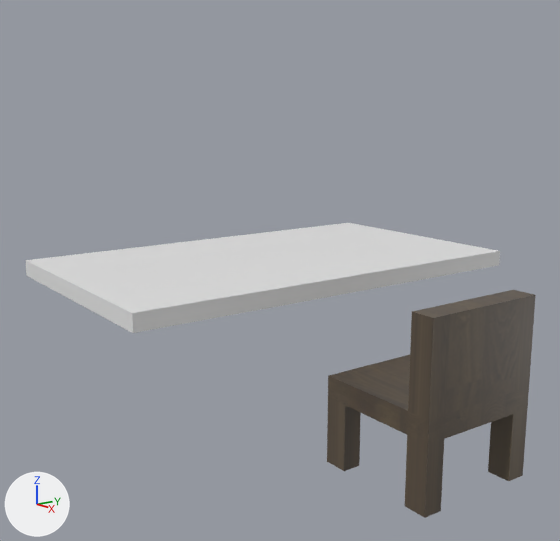
The Blender file app/assets/chair2.blend as it was, and as the next commit left it.
One viewpoint serves both versions: a 50 mm camera at (5.38, -5.78, 3.87) aimed at (-2.28, -0.25, 1.83). Lighting does not change. The marker at lower left points along +X, +Y and +Z.

Script lines for the objects in view, before the commit:
```python
me_chair = bpy.data.meshes.new('Chair')
me_chair.from_pydata(...)  # 56 vertices, 54 faces; spans x -0.229..0.229, y -0.229..0.229, z 0.005..0.618
me_chair.materials.append(mat_material)  # picture img_floor_png
me_cube = bpy.data.meshes.new('Cube')
me_cube.from_pydata(...)  # a box spanning x -0.305..0.305, y -0.305..0.305, z -0.305..0.305
ob_chair = bpy.data.objects.new('Chair', me_chair)
ob_chair.location = (0.0, 0.0, 0.0)
ob_chair.scale = (3.21, 3.21, 3.21)
ob_table = bpy.data.objects.new('Table', me_cube)
ob_table.location = (-2.86, 0.0, 1.8)
ob_table.scale = (5.15, 8.92, 0.33)
```
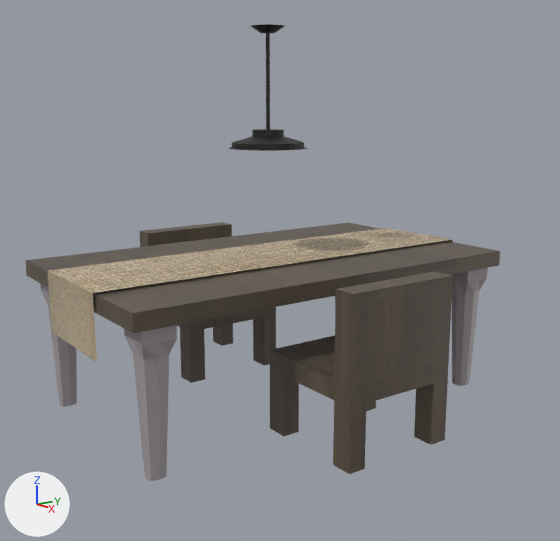
Commit message: Add table

Pixel boxes [x1, y1, x2, y2] of what changed, in the pictures (560 x 541 px):
'Chair', moved
    before: [327, 290, 536, 518]
    after: [270, 271, 453, 474]
'Table', recoloured
    both: [25, 223, 500, 333]
'Runner', added (beige)
    after: [47, 228, 453, 362]
'Chair.001', added
    after: [139, 222, 276, 383]
'Leg1', added
    after: [124, 325, 177, 481]
'Leg1.002', added
    after: [451, 268, 488, 386]
'OverHeadLight', added (black)
    after: [229, 24, 307, 151]
'Leg1.001', added
    after: [40, 283, 77, 407]

Edits to the bpy script that builds the scene:
```text
Change me_cube:
    where me_cube.from_pydata(...)  # 8 vertices, 6 faces; spans x -0.305..0.305, y -0.305..0.305, z -0.305..0.305
    add me_cube.materials.append(mat_material)  # picture img_floor_png
Change ob_chair:
    ob_chair.location: (0.0, 0.0, 0.0) -> (-1.09, 0.0, 0.0)
Add ob_runner:
    ob_runner = bpy.data.objects.new('Runner', me_plane)  # 8 vertices, 3 faces; spans x -0.305..0.305, y -0.298..0.3, z -0.763..0.0; in mat_runner (picture img_runner_png)
    ob_runner.location = (-2.86, 0.0, 1.92)
    ob_runner.scale = (2.23, 9.22, 1.0)
Add ob_overheadlight:
    ob_overheadlight = bpy.data.objects.new('OverHeadLight', me_circle_001)  # 512 vertices, 480 faces; spans x -0.39..0.39, y -0.39..0.39, z -1.151..0.0; in mat_material_003 (picture img_brown_png)
    ob_overheadlight.location = (-2.89, 0.0, 4.8)
    ob_overheadlight.scale = (1.3, 1.3, 1.3)
Add ob_chair_001:
    ob_chair_001 = bpy.data.objects.new('Chair.001', me_chair_001)  # 56 vertices, 54 faces; spans x -0.229..0.229, y -0.229..0.229, z 0.005..0.618; in mat_material_002 (picture img_floor_png_001)
    ob_chair_001.location = (-4.49, 0.0, 0.0)
    ob_chair_001.rotation_euler = (0.0, 0.0, 6286.0)  # degrees (0, 0, 161)
    ob_chair_001.scale = (3.21, 3.21, 3.21)
Add ob_leg1_003:
    ob_leg1_003 = bpy.data.objects.new('Leg1.003', me_cube_004)  # 34 vertices, 32 faces; spans x -0.305..0.305, y -0.305..0.305, z -0.406..0.305; in mat_white (picture img_white_png)
    ob_leg1_003.parent = ob_table
    ob_leg1_003.location = (-4.107, 2.376, 1.042)
    ob_leg1_003.scale = (0.649, 0.649, 2.59)
Add ob_leg1_002:
    ob_leg1_002 = bpy.data.objects.new('Leg1.002', me_cube_004.copy())
    ob_leg1_002.parent = ob_table
    ob_leg1_002.location = (-1.57, 2.383, 1.042)
    ob_leg1_002.scale = (0.649, 0.649, 2.59)
Add ob_leg1_001:
    ob_leg1_001 = bpy.data.objects.new('Leg1.001', me_cube_004.copy())
    ob_leg1_001.parent = ob_table
    ob_leg1_001.location = (-4.088, -2.398, 1.042)
    ob_leg1_001.scale = (0.649, 0.649, 2.59)
Add ob_leg1:
    ob_leg1 = bpy.data.objects.new('Leg1', me_cube_004.copy())
    ob_leg1.parent = ob_table
    ob_leg1.location = (-1.57, -2.398, 1.042)
    ob_leg1.scale = (0.649, 0.649, 2.59)
```
